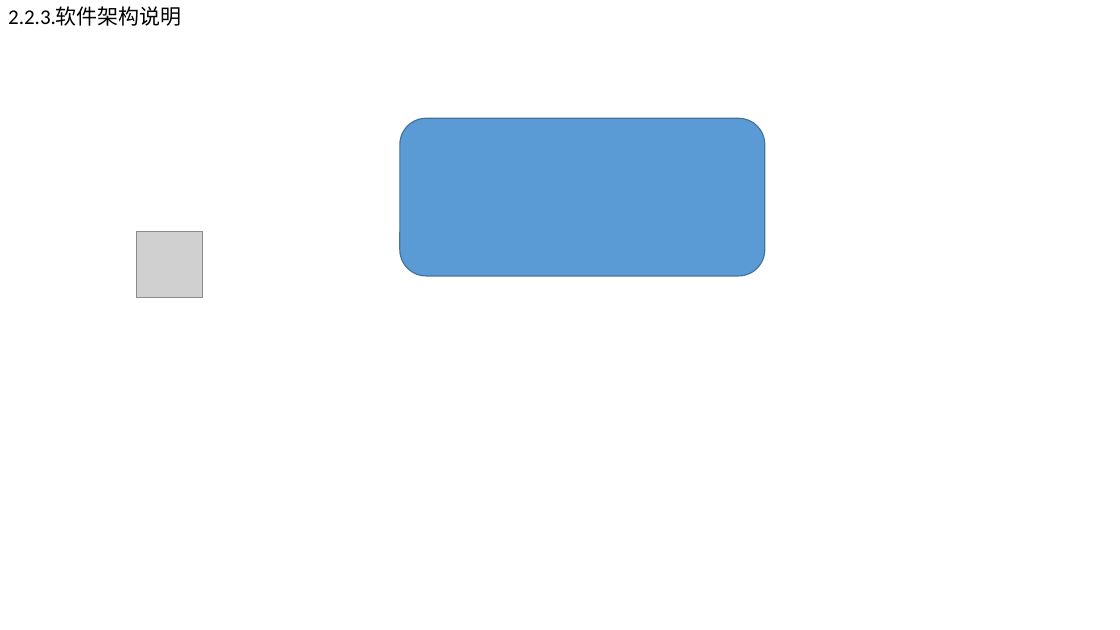
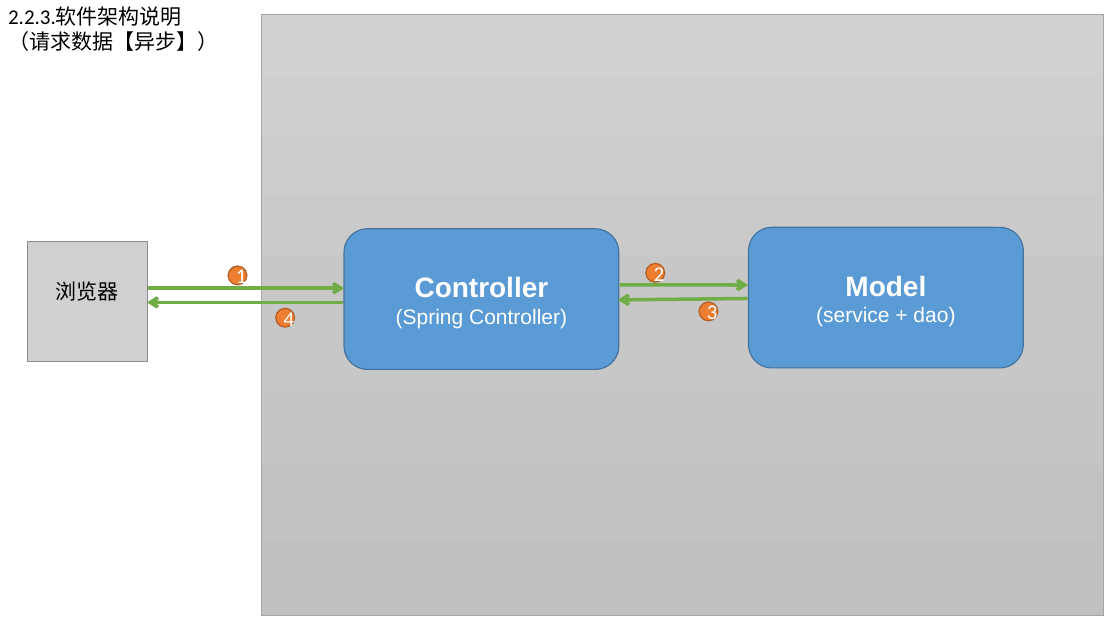
Before and after one commit to jiadongyuan/EmploymentGuidanceTracking, a slide deck: slide 4 of 文档/图例/概要设计.pptx (slide 3 before the commit). Drawn at 1120x630 pixels with LibreOffice and Linux fonts; fonts in the diff are those of the drawing; grey boxes stand for pictures. Boxes give left, top, right and bottom in pixels: in the first picture for what was removed or moved away, otherwise in the second. Text is boxed around its words. In the diff, an @@ line names an element or a change of style, - is before the commit and + after.

```diff
--- a/文档/图例/概要设计.pptx
+++ b/文档/图例/概要设计.pptx
@@ rectangle added at box(261, 14, 1104, 615), fill gradient #D2D2D2 to #C8C8C8 to #C0C0C0, outline #A5A5A5 0.5 pt @@
@@ text at box(8, 31, 218, 51): paragraph added @@
+（请求数据【异步】）
@@ rounded rectangle removed at box(400, 118, 765, 276) @@
@@ rounded rectangle added at box(344, 229, 619, 369), fill #5B9BD5, outline #43739E 1 pt, 18 pt, text #FFFFFF @@
+Controller
+(Spring Controller)
@@ rounded rectangle added at box(749, 228, 1023, 368), fill #5B9BD5, outline #43739E 1 pt, 18 pt, text #FFFFFF @@
+Model
+(service + dao)
@@ picture: place and size @@
-picture at box(137, 232, 203, 298)
+picture at box(28, 241, 148, 361)
@@ ellipse added at box(229, 266, 248, 286), fill #ED7D31, outline #AF5C24 1 pt, 18 pt, text #FFFFFF @@
+1
@@ ellipse added at box(646, 264, 665, 283), fill #ED7D31, outline #AF5C24 1 pt, 18 pt, text #FFFFFF @@
+2
@@ text added at box(55, 281, 118, 301), 18 pt, text #000000 @@
+浏览器
@@ arrow added from (148, 288) to (344, 288), #70AD47 3 pt @@
@@ arrow added from (748, 298) to (618, 300), #70AD47 3 pt @@
@@ arrow added from (620, 285) to (748, 285), #70AD47 3 pt @@
@@ arrow added from (343, 302) to (147, 302), #70AD47 3 pt @@
@@ ellipse added at box(276, 308, 295, 328), fill #ED7D31, outline #AF5C24 1 pt, 18 pt, text #FFFFFF @@
+4
@@ ellipse added at box(699, 302, 718, 322), fill #ED7D31, outline #AF5C24 1 pt, 18 pt, text #FFFFFF @@
+3
```
Also in this commit, not shown: 2 other slides changed, 1 slide added.
